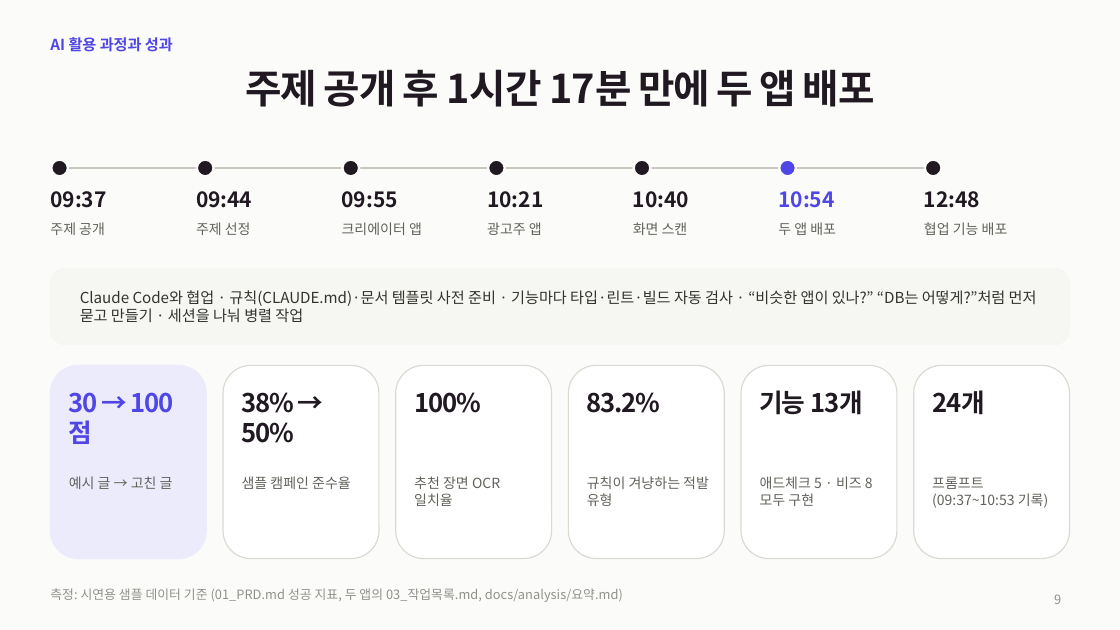
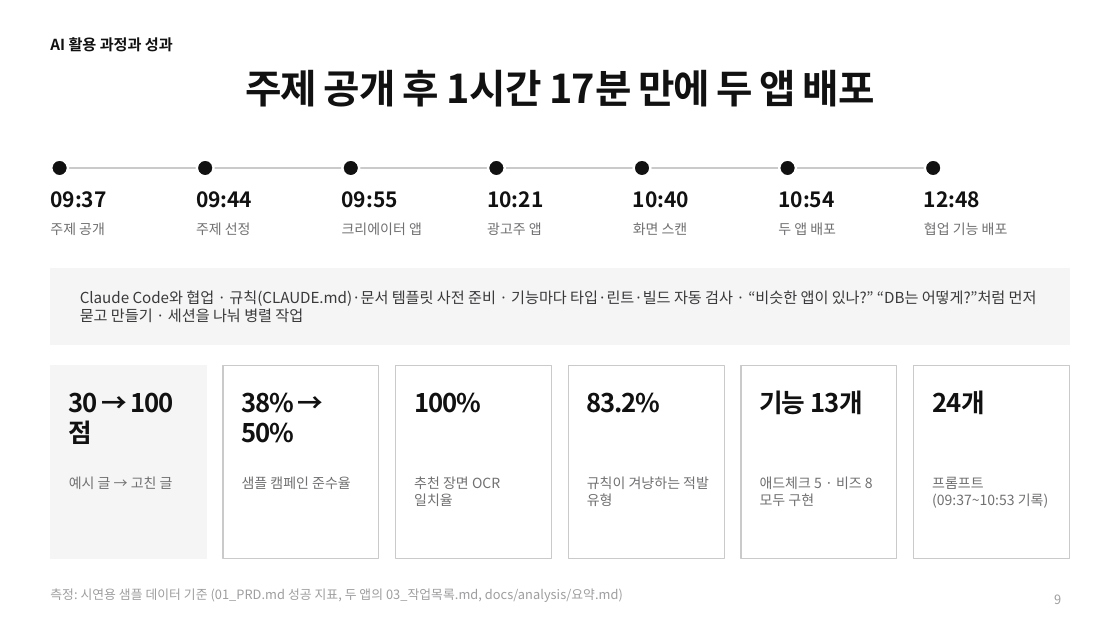
Before and after one commit to lee-changyeon/adcheck-vibethon, a slide deck: slide 9 of docs/발표/애드체크_발표.pptx. Drawn at 1120x630 pixels with LibreOffice and Linux fonts; fonts in the diff are those of the drawing. Boxes give left, top, right and bottom in pixels: in the first picture for what was removed or moved away, otherwise in the second. Text is boxed around its words. In the diff, an @@ line names an element or a change of style, - is before the commit and + after.

```diff
--- a/docs/발표/애드체크_발표.pptx
+++ b/docs/발표/애드체크_발표.pptx
@@ background #FBFBF9 to #FFFFFF @@
@@ line (59, 168) - (933, 168): stroke #C8C8C1 1.5 pt to #CACACB 1.5 pt @@
@@ ellipse at (780, 160, 797, 176): fill #4F46E5 to #111111; outline #FBFBF9 2 pt to #FFFFFF 2 pt @@
@@ fill #211922 to #111111; outline #FBFBF9 2 pt to #FFFFFF 2 pt in 6 elements at (51, 160, 68, 176), (197, 160, 213, 176), (343, 160, 360, 176), (488, 160, 505, 176), (634, 160, 650, 176), (925, 160, 942, 176) @@
@@ rectangle at (50, 365, 207, 559): rounded rectangle to rectangle; fill #ECEBFC to #F5F5F5; outline #ECEBFC 1 pt to #F5F5F5 1 pt @@
@@ text colour #4F46E5 to #111111 in 3 elements at (50, 37, 173, 52), (778, 191, 834, 208), (69, 392, 98, 413) @@
@@ rounded rectangle to rectangle; outline #DADAD3 1 pt to #CACACB 1 pt in 5 elements at (223, 365, 380, 559), (396, 365, 552, 559), (569, 365, 725, 559), (741, 365, 897, 559), (914, 365, 1070, 559) @@
@@ text colour #211922 to #111111 in 12 elements at (245, 69, 875, 107), (50, 191, 106, 208), (196, 191, 252, 208), (342, 191, 398, 208), (487, 191, 543, 208), (633, 191, 689, 208), (924, 191, 980, 208), (242, 392, 295, 443), (414, 392, 481, 413), (587, 392, 661, 413), (760, 390, 863, 415), (932, 390, 985, 415) @@
@@ text colour #62625B to #707072 in 13 elements at (50, 222, 105, 235), (196, 222, 251, 235), (342, 222, 422, 235), (487, 222, 542, 235), (633, 222, 688, 235), (778, 222, 836, 235), (924, 222, 1008, 235), (69, 476, 173, 489), (242, 476, 351, 489), (414, 476, 500, 506), (587, 476, 709, 506), (760, 476, 873, 506), (932, 477, 1048, 508) @@
@@ text "측정: 시연용 샘플 데이터 기준 ..." at (50, 588, 623, 602): text colour #91918C to #9E9EA0 @@
@@ page number at (1054, 594, 1061, 604): text colour #91918C to #9E9EA0 @@
```
Also in this commit, not shown: 9 other slides changed, 2 other files.
